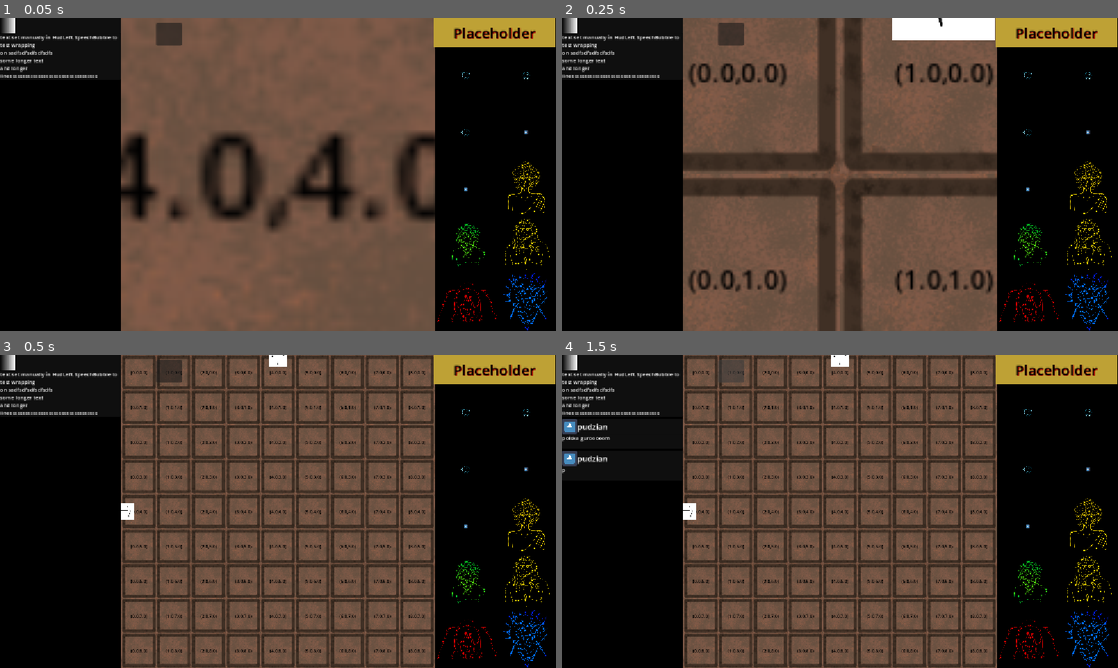
Above: before the commit, frames 1-4 (two rows, left to right).
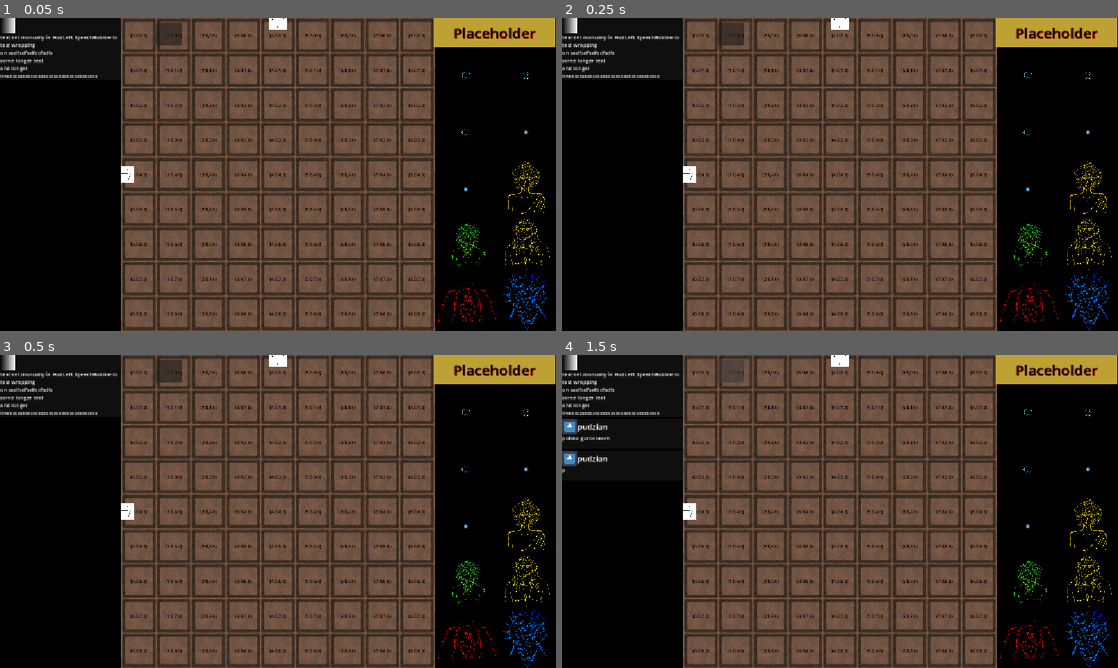
Above: after the commit, the same moments.

Repository: Wallted/ldjam-60
Game: Godot game, scene res://main.tscn
Two runs of this game, one before a commit and one after it. Both use one fixed random seed, a clock stepped at 60 frames per second and the inputs below. The engine's default icon, where the game draws it, is replaced by a stand-in: a white triangle on a blue panel in a dark square.
Inputs (mouse positions are in pixels of both pictures, inside the frame that each line leads up to):
- Up to frame 1 (0.05 s): no input
- Up to frame 2 (0.25 s): no input
- Up to frame 3 (0.5 s): no input
- Up to frame 4 (1.5 s): click (728, 370) at 0.5 s; click (728, 370) at 1.25 s

The runs differ from the first frame. In frame 1, 23% of the frame differs, in the area x 21-79%, y 0-100%; in frame 2, 23%; in frame 3, nothing differs; in frame 4, nothing differs.

Commit message:
fix: lock zoom and rotate together, fix select shader behavior
Signed-off-by: Grzegorz Choinski <grzegorzchoinski97@gmail.com>

Diff:
--- a/game/camera_2d.gd
+++ b/game/camera_2d.gd
@@ -3,7 +3,7 @@
 
 var tween: Tween
 
-func zoom_room(room : GameRoom) -> Signal:
+func _calculate_zoom(room: GameRoom) -> Vector2:
 	var room_size = room.get_size()
 	var viewport_size = get_viewport_rect().size
 
@@ -13,11 +13,18 @@
 	var zoom_factor = min(zoom_x, zoom_y)
 	var _zoom = Vector2(zoom_factor, zoom_factor)
 
+	return _zoom
+
+func zoom_room(room: GameRoom) -> void:
+	position = room.position
+	zoom = _calculate_zoom(room)
+
+func tween_zoom_room(room : GameRoom) -> Signal:
 	if tween:
 		tween.kill()
 
 	tween = get_tree().create_tween().set_parallel(true)
 	tween.tween_property(self, 'position', room.position, 0.5).set_trans(Tween.TRANS_CUBIC)
-	tween.tween_property(self, 'zoom', _zoom, 0.5).set_trans(Tween.TRANS_CUBIC)
+	tween.tween_property(self, 'zoom', _calculate_zoom(room), 0.5).set_trans(Tween.TRANS_CUBIC)
 	tween.parallel()
 	return tween.finished
--- a/game/game_room.gd
+++ b/game/game_room.gd
@@ -121,6 +121,7 @@
 
 func disable_room() -> void:
 	sprite_2d.material.set("shader_parameter/selected",	false);
+	room_area_entered = false
 	room_area.input_pickable = false
 	for _item in tile_list:
 		var _tile : Area2D = _item
@@ -138,6 +139,7 @@
 		var room : GameRoom = resp['collider'].get_parent() as GameRoom
 		if room and room.zoom_level == zoom_level :
 			room.sprite_2d.material.set("shader_parameter/selected", true);
+			room.room_area_entered = true
 
 func enable_tiles() -> void:
 	for _item in tile_list:
--- a/game/room_manager.gd
+++ b/game/room_manager.gd
@@ -31,8 +31,9 @@
 			_room.path_hover.connect(_on_path_mouse_event)
 
 	_snap_rooms_together()
+	room_list.reverse()
 
-	room_list.reverse()
+	camera_2d.zoom_room(room_list[0])
 	focus_on_room(room_list[0])
 
 func _process(_delta: float) -> void:
@@ -82,7 +83,7 @@
 		_path_cursor.set_hovered(false)
 	_path_cursor = null
 
-	camera_2d.zoom_room(target_room).connect(_on_zoom_finished.bind(target_room))
+	camera_2d.tween_zoom_room(target_room).connect(_on_zoom_finished.bind(target_room))
 
 func _on_focus_request(room: GameRoom) -> void:
 	focus_on_room(room)
